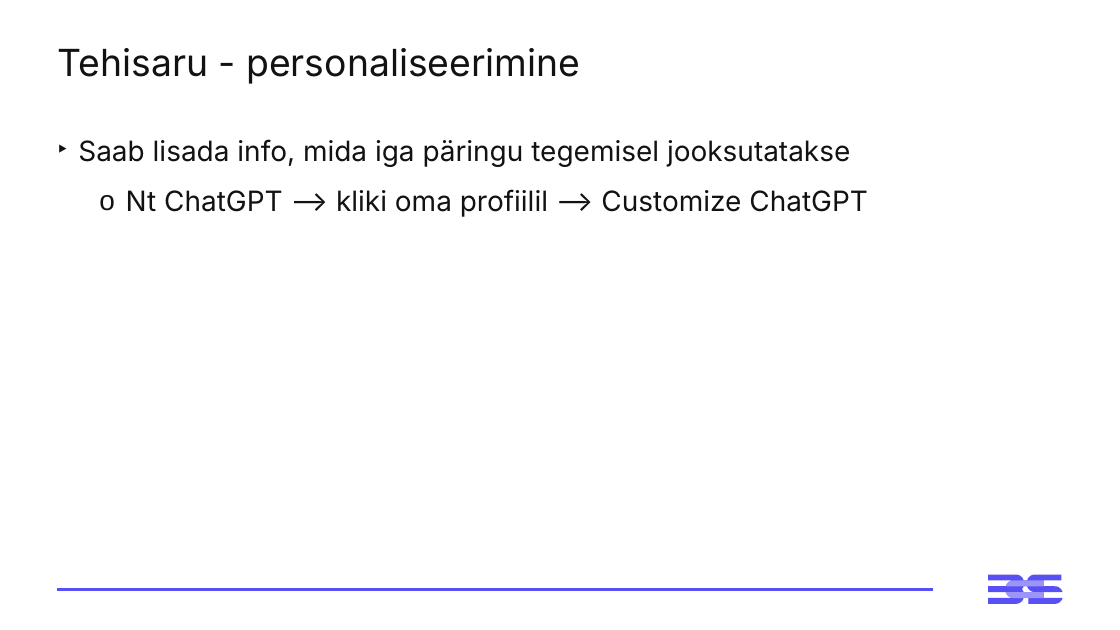
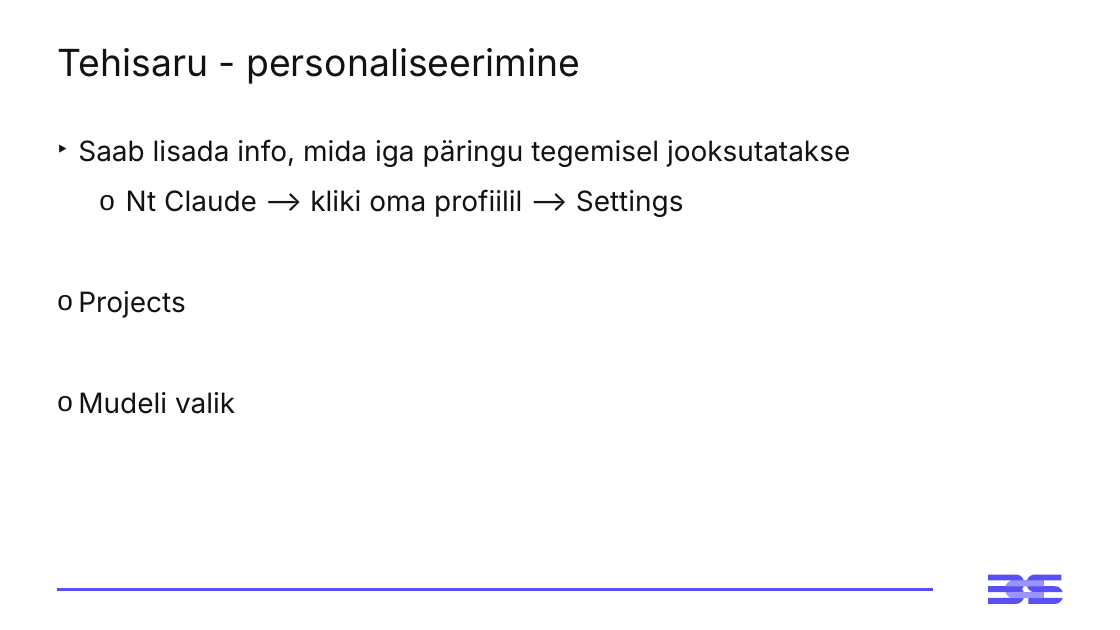
Before and after one commit to virverani/andmetarkus_2026_kevad, a slide deck: slide 13 of Day15/15-paev-andmetarkus-esitlus.pptx. Drawn at 1120x630 pixels with LibreOffice and Linux fonts; fonts in the diff are those of the drawing. Boxes give left, top, right and bottom in pixels: in the first picture for what was removed or moved away, otherwise in the second. Text is boxed around its words. In the diff, an @@ line names an element or a change of style, - is before the commit and + after.

```diff
--- a/Day15/15-paev-andmetarkus-esitlus.pptx
+++ b/Day15/15-paev-andmetarkus-esitlus.pptx
@@ text at <box>78,189,684,414</box>: text changed @@
-  o Nt ChatGPT --> kliki oma profiilil --> Customize ChatGPT
+  o Nt Claude --> kliki oma profiilil --> Settings
+o Projects
+o Mudeli valik
```
Also in this commit, not shown: 3 other slides changed, 2 other files.
